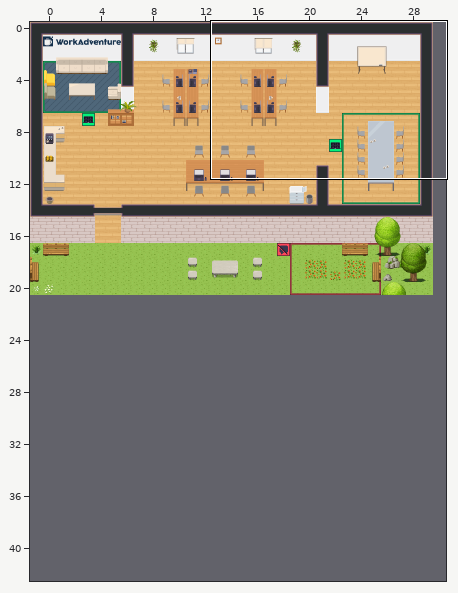
Tiled map (JSON): maps/map.json. The first picture is a wide view before the edit; the outline marks the close-up.
Close-up. Before:
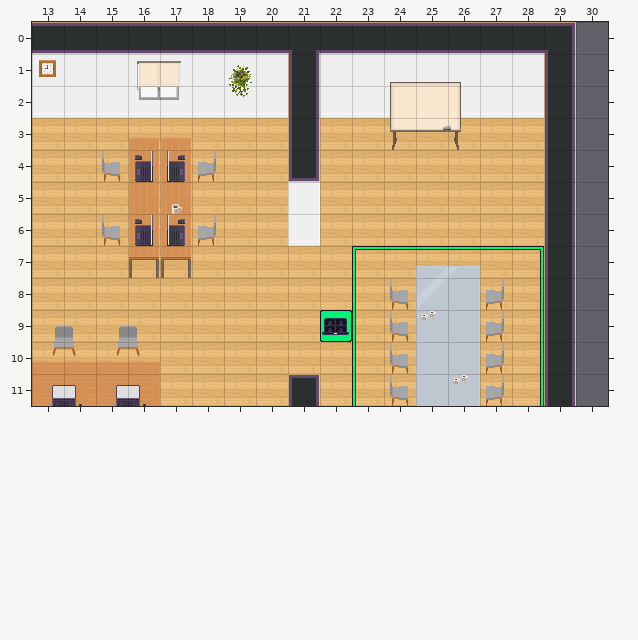
Cells are 32x32 px. Shown: x 13..30, y 0..11. The commit also changed other parts of the map, which this record leaves out. The old version is drawn lined up with the new one.
The same view after the edit:
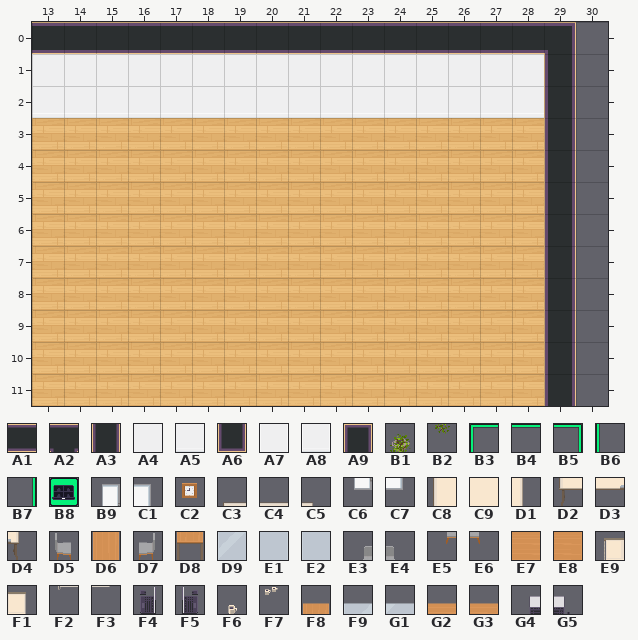
Key: from "Chunk 1": A1 6, A2 7, A3 9, A4 10, A5 11, A6 12, A7 13, A8 14, A9 15, B1 28, B2 29, B3 30, B4 31, B5 32, B6 33, B7 34, B8 38, B9 58, C1 59, C2 60, C3 61, C4 62, C5 63, C6 67, C7 68, C8 69, C9 70, D1 71, D2 76, D3 77, D4 78, D5 81, D6 82, D7 83, D8 89, D9 92, E1 93, E2 93 flipped left-right, E3 96, E4 97, E5 100, E6 101, E7 104, E8 105, E9 143, F1 144, F2 147, F3 148, F4 150, F5 151, F6 153, F7 155, F8 171, F9 176, G1 177, G2 179, G3 180, G4 190, G5 191.
__ is an empty cell.
What changed:
map size 31x21 -> 100x60 cells (old content now starts at -1,0; both pictures use the new coordinates)
Layer "walls":
Tile A1 replaces tile A2 in row 0 at x 21.
Tile A4 replaces tile A3 in row 1 at x 21.
Tile A5 replaces tile A3 in row 2 at x 21.
The edit erases tile A3 in row 3 at x 21.
The edit erases tile A6 in row 4 at x 21.
The edit erases tile A7 in row 5 at x 21.
The edit erases tile A8 in row 6 at x 21.
The edit erases tile A9 in row 11 at x 21.
Layer "belowFurniture":
The edit erases tile B1 in row 1 at x 19.
The edit erases tile B2 in row 2 at x 19.
The edit erases tile B3 in row 7 at x 23.
The edit erases tile B4 in row 7 at x 24 to 27.
The edit erases tile B5 in row 7 at x 28.
The edit erases tile B6 in rows 8 to 11 at x 23.
The edit erases tile B7 in rows 8 to 11 at x 28.
The edit erases tile B8 in row 9 at x 22.
Layer "furniture":
The edit erases tile B9 in row 1 at x 16.
The edit erases tile C1 in row 1 at x 17.
The edit erases tile C2 in row 1 at x 13.
The edit erases tile C3 in row 1 at x 24.
The edit erases tile C4 in row 1 at x 25.
The edit erases tile C5 in row 1 at x 26.
The edit erases tile C6 in row 2 at x 16.
The edit erases tile C7 in row 2 at x 17.
The edit erases tile C8 in row 2 at x 24.
The edit erases tile C9 in row 2 at x 25.
The edit erases tile D1 in row 2 at x 26.
The edit erases tile D2 in row 3 at x 24.
The edit erases tile D3 in row 3 at x 25.
The edit erases tile D4 in row 3 at x 26.
The edit erases tile D5 in row 4 at x 15; in row 6 at x 15; in rows 8 to 11 at x 24.
The edit erases tile D6 in rows 4 to 6 at x 16 to 17.
The edit erases tile D7 in row 4 at x 18; in row 6 at x 18; in rows 8 to 11 at x 27.
The edit erases tile D8 in row 7 at x 16 to 17.
The edit erases tile D9 in row 8 at x 25.
The edit erases tile E1 in rows 8 to 11 at x 26.
The edit erases tile E2 in rows 9 to 11 at x 25.
The edit erases tile E3 in row 9 at x 13 and 15.
The edit erases tile E4 in row 9 at x 14 and 16.
The edit erases tile E5 in row 10 at x 13 and 15.
The edit erases tile E6 in row 10 at x 14 and 16.
The edit erases tile E7 in row 11 at x 13 to 15.
The edit erases tile E8 in row 11 at x 16.
Layer "aboveFurniture":
The edit erases tile E9 in row 1 at x 16.
The edit erases tile F1 in row 1 at x 17.
The edit erases tile F2 in row 2 at x 16.
The edit erases tile F3 in row 2 at x 17.
The edit erases tile F4 in row 4 at x 16; in row 6 at x 16.
The edit erases tile F5 in row 4 at x 17; in row 6 at x 17.
The edit erases tile F6 in row 5 at x 17.
The edit erases tile F7 in row 9 at x 25; in row 11 at x 26.
Layer "abovePlayer1":
The edit erases tile F8 in row 3 at x 16 to 17.
The edit erases tile F9 in row 7 at x 25.
The edit erases tile G1 in row 7 at x 26.
The edit erases tile G2 in row 10 at x 13 to 15.
The edit erases tile G3 in row 10 at x 16.
Layer "abovePlayer2":
The edit erases tile G4 in row 11 at x 13 and 15.
The edit erases tile G5 in row 11 at x 14 and 16.
Boxes around the changes in both close-ups, in picture pixels (x1, y1, x2, y2):
changed: (288, 50, 320, 246)
removed: (39, 60, 56, 77)
removed: (102, 61, 216, 278)
removed: (229, 65, 252, 97)
removed: (390, 82, 461, 150)
removed: (320, 246, 544, 406)
removed: (32, 326, 160, 406)
removed: (288, 374, 320, 406)
